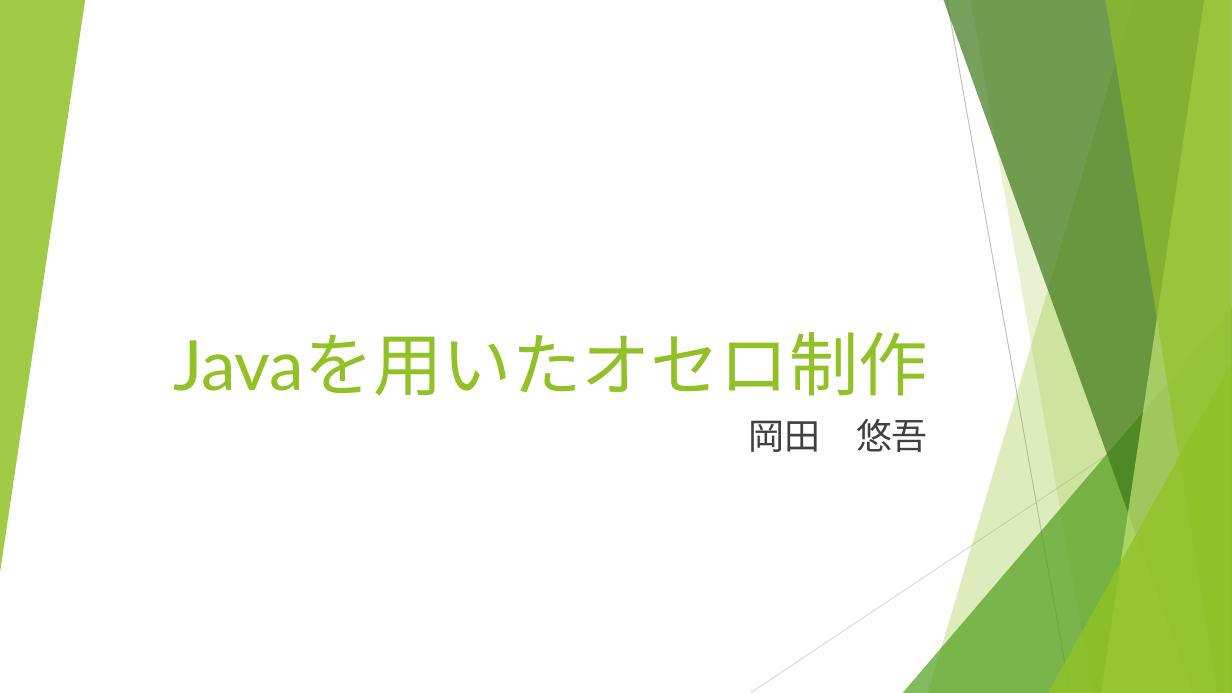
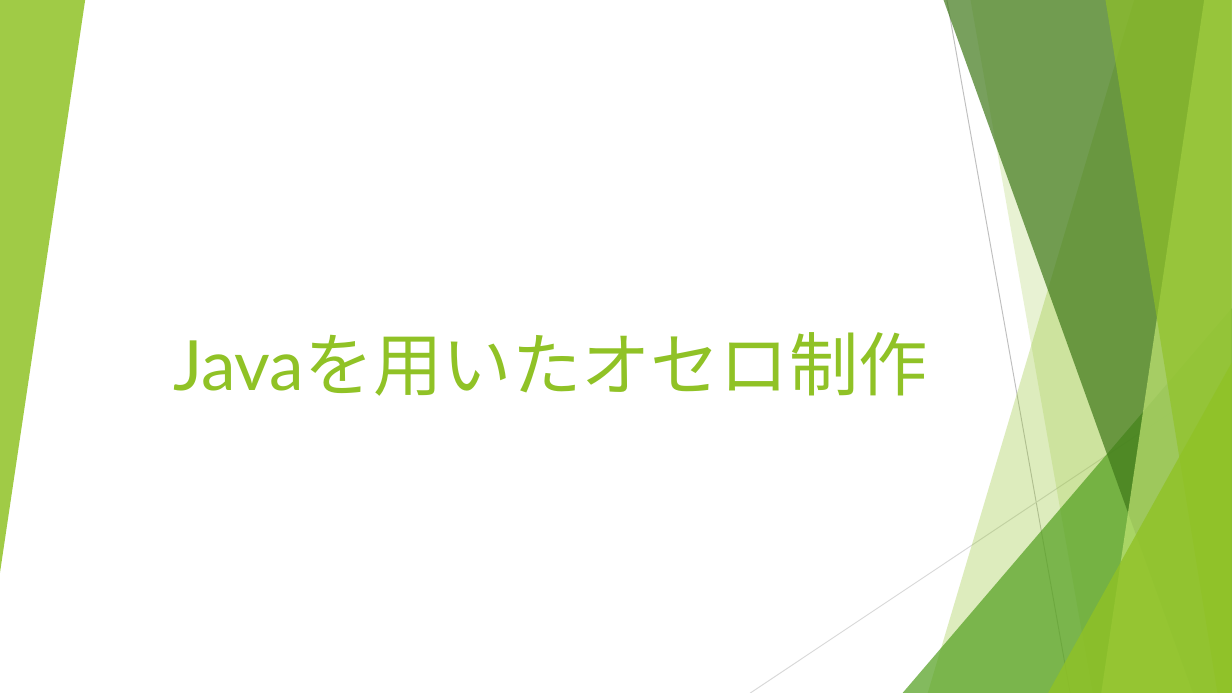
Before and after one commit to ursusthibetanus5/Board, a slide deck: slide 1 of Javaでのオセロ制作.pptx. Drawn at 1232x693 pixels with LibreOffice and Linux fonts; fonts in the diff are those of the drawing. Boxes give left, top, right and bottom in pixels: in the first picture for what was removed or moved away, otherwise in the second. Text is boxed around its words. In the diff, an @@ line names an element or a change of style, - is before the commit and + after.

Commit message:
change pp

```diff
--- a/Javaでのオセロ制作.pptx
+++ b/Javaでのオセロ制作.pptx
@@ subtitle removed at [748, 419, 928, 452] @@
-岡田 悠吾
```
